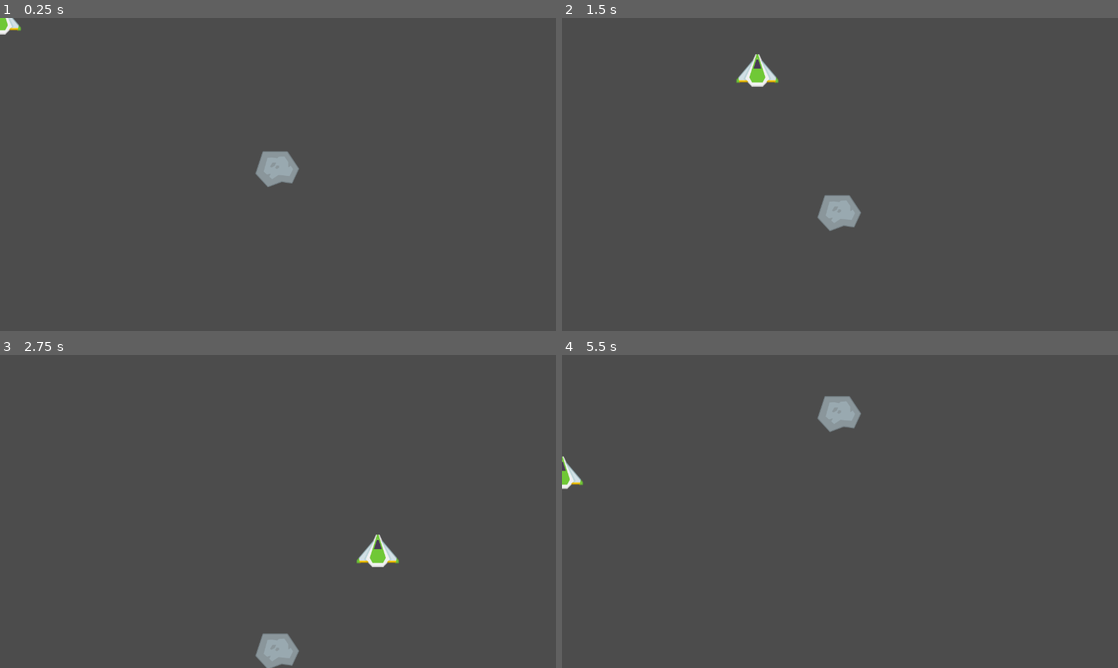
Above: before the commit, frames 1-4 (two rows, left to right).
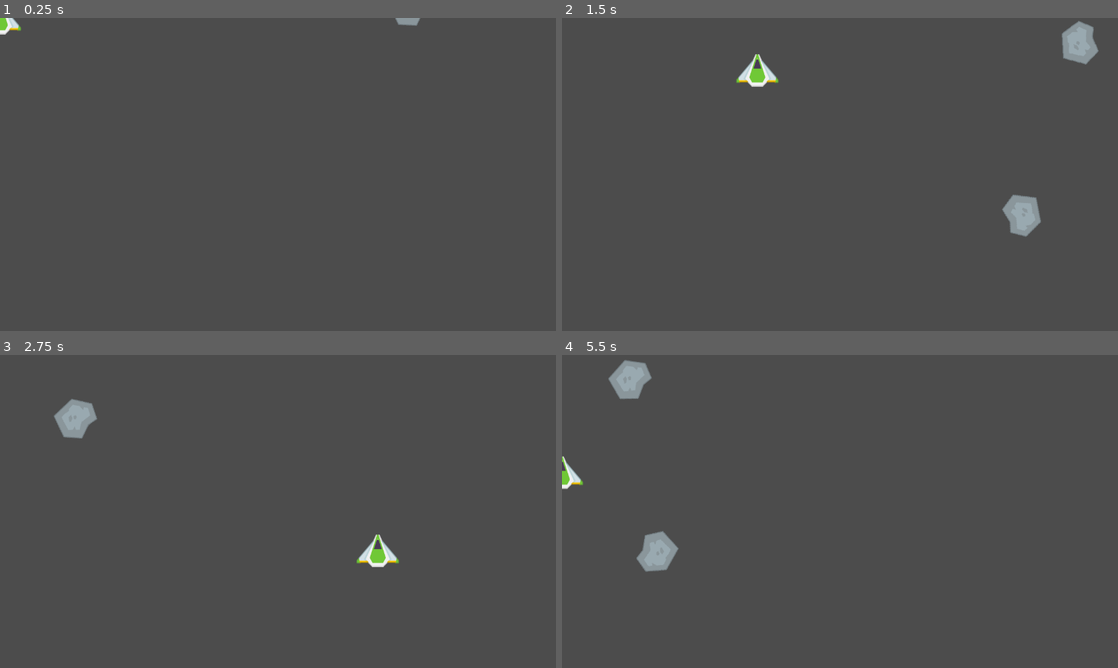
Above: after the commit, the same moments.

Repository: LeoDiana/SpaceShooter
Game: Godot game, scene res://Game.tscn
The game is run twice, just before and just after one commit, with the same random seed, the same clock (stepped at 60 frames per second) and the same inputs.
Inputs:
- Up to frame 1 (0.25 s): no input
- Up to frame 2 (1.5 s): tap Enter at 0.5 s; hold Right (ui_right) 0.53-1.28 s; hold Space (shoot) 0.53-1.28 s; hold Down (ui_down) from 1.28 s (still down); tap Space (shoot) at 1.35 s
- Up to frame 3 (2.75 s): release Down (ui_down) at 2.03 s; hold Right (ui_right) from 2.03 s (still down); hold Space (shoot) from 2.03 s (still down)
- Up to frame 4 (5.5 s): release Right (ui_right) at 2.78 s; release Space (shoot) at 2.78 s; hold Up (ui_up) 2.78-3.53 s; tap Space (shoot) at 2.85, 4.35 s; hold Space (shoot) 3.53-4.28 s; hold Left (ui_left) 3.53-5.03 s; hold Down (ui_down) from 5.03 s (still down); hold Space (shoot) from 5.03 s (still down)

The runs differ from the first frame. In frame 1, 0.8% of the frame differs, in the area x 45-76%, y 0-54%; in frame 2, 2.0%; in frame 3, 1.3%; in frame 4, 2.0%, in the area x 8-54%, y 1-70%.

Commit message:
asteroid spawner
core gameplay

Diff:
--- /dev/null
+++ b/AsteroidSpawner.gd
@@ -0,0 +1,23 @@
+extends Node
+
+var asteroid_scene = load("res://objects/Asteroid.tscn")
+
+
+func _ready():
+	_spawn_asteroid()
+
+func _spawn_asteroid():
+	var asteroid = asteroid_scene.instance()
+	_set_asteroid_position(asteroid)
+	_set_asteroid_trajectory(asteroid)
+	add_child(asteroid)
+
+func _set_asteroid_position(asteroid):
+	var rect = get_viewport().size
+	asteroid.position = Vector2(rand_range(0, rect.x), -100)
+
+func _set_asteroid_trajectory(asteroid):
+	asteroid.angular_velocity = rand_range(-4, 4)
+	asteroid.angular_damp = 0
+	asteroid.linear_velocity = Vector2(rand_range(-300, 300), 300)
+	asteroid.linear_damp = 0
--- a/Game.tscn
+++ b/Game.tscn
@@ -1,13 +1,12 @@
 [gd_scene load_steps=4 format=2]
 
-[ext_resource path="res://objects/Asteroid.tscn" type="PackedScene" id=1]
+[ext_resource path="res://objects/AsteroidSpawner.tscn" type="PackedScene" id=1]
 [ext_resource path="res://characters/Player.tscn" type="PackedScene" id=2]
 [ext_resource path="res://Game.gd" type="Script" id=3]
 
 [node name="Game" type="Node2D"]
 script = ExtResource( 3 )
 
-[node name="Asteroid" parent="." instance=ExtResource( 1 )]
-position = Vector2( 638.762, 344.945 )
+[node name="Player" parent="." instance=ExtResource( 2 )]
 
-[node name="Player" parent="." instance=ExtResource( 2 )]
+[node name="AsteroidSpawner" parent="." instance=ExtResource( 1 )]
--- a/objects/Asteroid.gd
+++ b/objects/Asteroid.gd
@@ -10,3 +10,8 @@
 
 	get_parent().remove_child(self)
 	queue_free()
+
+
+
+func _on_VisibilityNotifier2D_viewport_exited(viewport):
+	queue_free()
--- a/objects/Asteroid.tscn
+++ b/objects/Asteroid.tscn
@@ -1,7 +1,6 @@
-[gd_scene load_steps=5 format=2]
+[gd_scene load_steps=4 format=2]
 
 [ext_resource path="res://assets/images/asteroids/meteorGrey_big1.png" type="Texture" id=1]
-[ext_resource path="res://common/Wraparound.tscn" type="PackedScene" id=2]
 [ext_resource path="res://objects/Asteroid.gd" type="Script" id=3]
 
 [sub_resource type="CircleShape2D" id=1]
@@ -18,4 +17,5 @@
 [node name="CollisionShape2D" type="CollisionShape2D" parent="."]
 shape = SubResource( 1 )
 
-[node name="Wraparound" parent="." instance=ExtResource( 2 )]
+[node name="VisibilityNotifier2D" type="VisibilityNotifier2D" parent="."]
+[connection signal="viewport_exited" from="VisibilityNotifier2D" to="." method="_on_VisibilityNotifier2D_viewport_exited"]
--- /dev/null
+++ b/objects/AsteroidSpawner.tscn
@@ -0,0 +1,10 @@
+[gd_scene load_steps=2 format=2]
+
+[ext_resource path="res://AsteroidSpawner.gd" type="Script" id=1]
+
+[node name="AsteroidSpawner" type="Node"]
+script = ExtResource( 1 )
+
+[node name="SpawnTimer" type="Timer" parent="."]
+autostart = true
+[connection signal="timeout" from="SpawnTimer" to="." method="_spawn_asteroid"]
